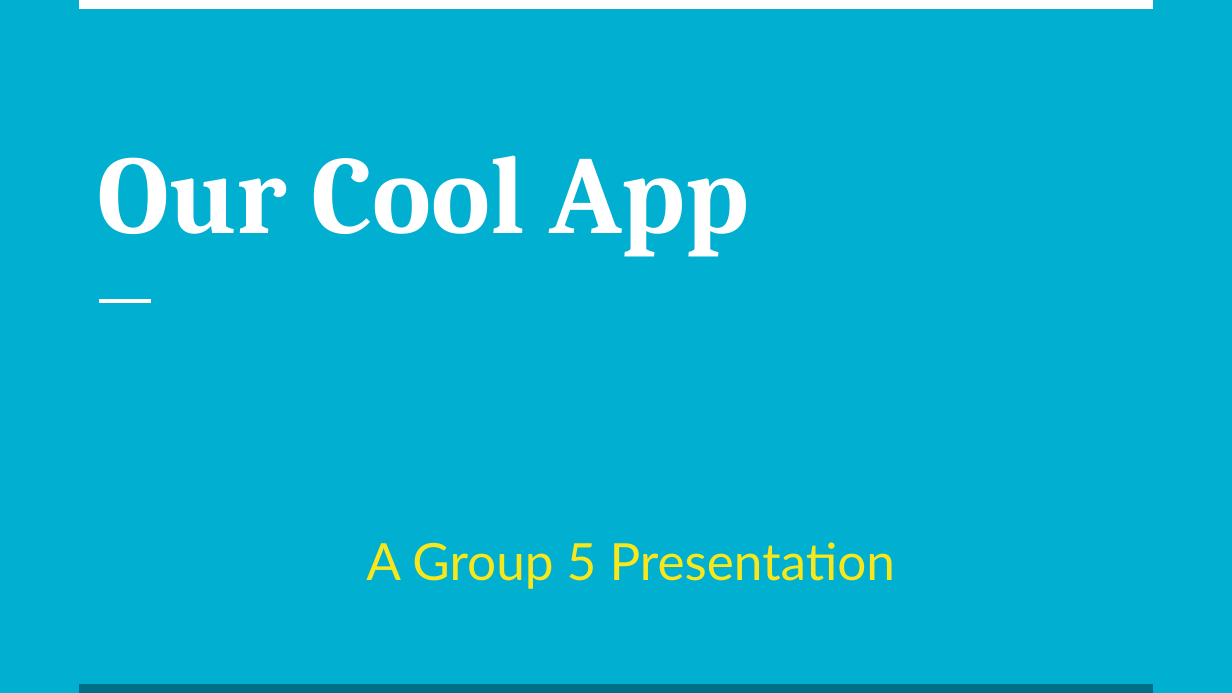
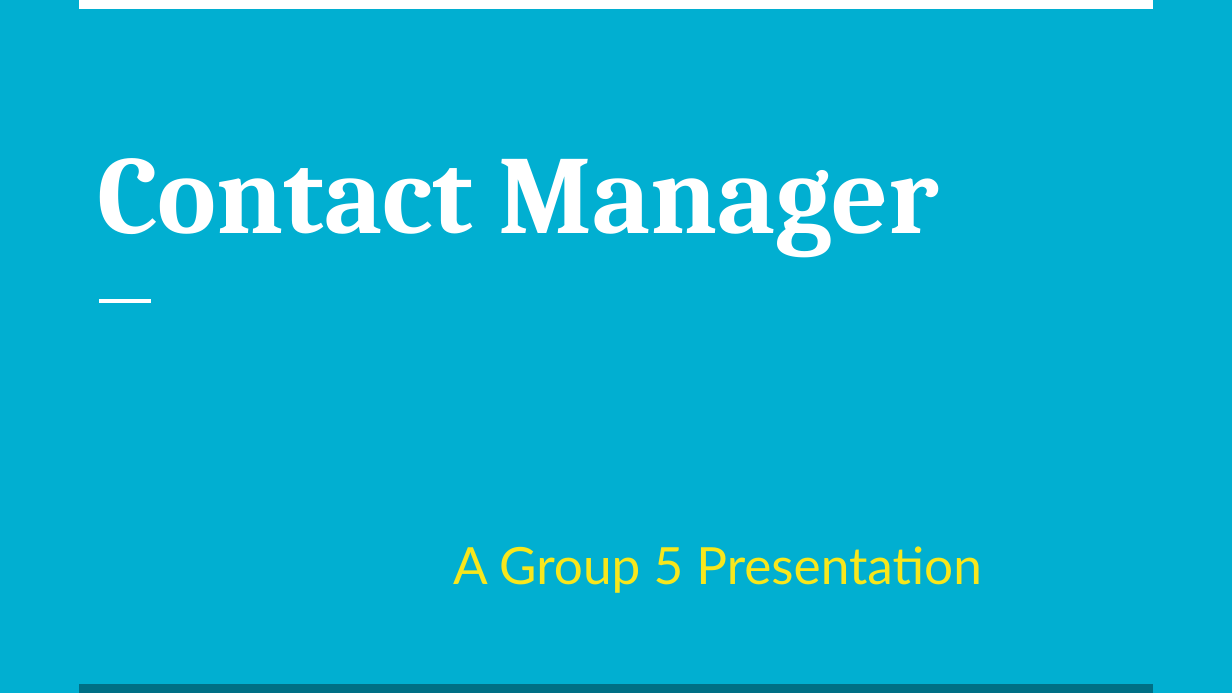
Before and after one commit to vgarciadequevedo91/Project1, a slide deck: slide 1 of Project 1 Presentation.pptx. Drawn at 1232x693 pixels with LibreOffice and Linux fonts; fonts in the diff are those of the drawing. Boxes give left, top, right and bottom in pixels: in the first picture for what was removed or moved away, otherwise in the second. Text is boxed around its words. In the diff, an @@ line names an element or a change of style, - is before the commit and + after.

Commit message:
Update pptx

```diff
--- a/Project 1 Presentation.pptx
+++ b/Project 1 Presentation.pptx
@@ title at (97, 158, 939, 258): text changed @@
-Our Cool App
+Contact Manager
@@ subtitle "A Group 5 Presentation": place and size @@
-subtitle "A Group 5 Presentation" at (366, 542, 895, 589)
+subtitle "A Group 5 Presentation" at (453, 546, 981, 593)
@@ subtitle "A Group 5 Presentation" at (453, 546, 981, 593): alignment left to right @@
```
Also in this commit, not shown: 3 other slides changed.
